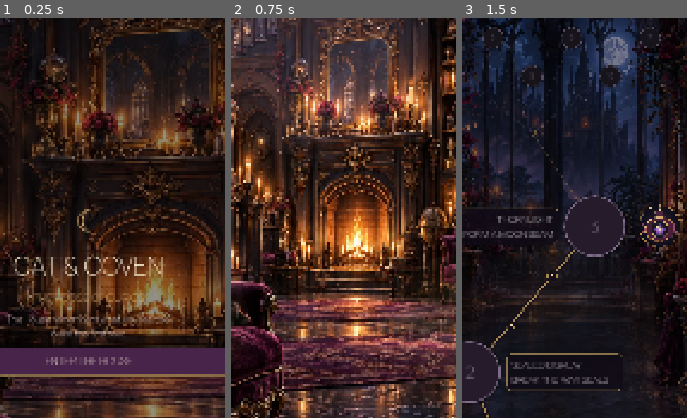
Above: before the commit, frames 1-3 (left to right).
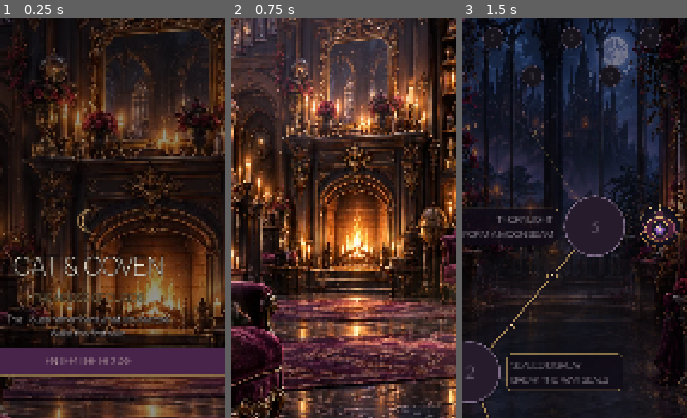
Above: after the commit, the same moments.

Repository: Jay-prodesign/akilta-match3
Game: Godot game, scene res://src/app/app_bootstrap.tscn
Same seed, same stepped clock (60 frames per second), same inputs: the game is played once before the commit and once after it.
Inputs:
- Up to frame 1 (0.25 s): no input
- Up to frame 2 (0.75 s): click "ENTER THE HOUSE" at 0.5 s
- Up to frame 3 (1.5 s): click "ENTER CURIO BOUTIQUE" at 1.25 s
The pictures show only the part of the screen within x 30-80%, y 16-66%; the shares and areas given below are measured in that part.

The runs differ from the first frame. In frame 1, 1.6% of the frame differs, in the area x 3-76%, y 59-79%; in frame 2, nothing differs; in frame 3, nothing differs.

Commit message:
Improve splash title contrast over authored world art

Diff:
--- a/src/ui/splash/splash_screen.tscn
+++ b/src/ui/splash/splash_screen.tscn
@@ -41,21 +41,27 @@
 
 [node name="Brand" type="Label" parent="Layout"]
 layout_mode = 2
-theme_override_colors/font_color = Color(0.957, 0.898, 0.788, 1)
+theme_override_colors/font_color = Color(0.985, 0.94, 0.86, 1)
+theme_override_colors/font_outline_color = Color(0.015, 0.01, 0.022, 0.98)
+theme_override_constants/outline_size = 7
 theme_override_font_sizes/font_size = 60
 text = "CAT & COVEN"
 horizontal_alignment = 1
 
 [node name="Subtitle" type="Label" parent="Layout"]
 layout_mode = 2
-theme_override_colors/font_color = Color(0.835, 0.678, 0.439, 1)
+theme_override_colors/font_color = Color(0.92, 0.78, 0.52, 1)
+theme_override_colors/font_outline_color = Color(0.015, 0.01, 0.022, 0.96)
+theme_override_constants/outline_size = 5
 theme_override_font_sizes/font_size = 26
 text = "THE HOUSE OF CURIOS"
 horizontal_alignment = 1
 
 [node name="Story" type="Label" parent="Layout"]
 layout_mode = 2
-theme_override_colors/font_color = Color(0.847, 0.776, 0.765, 1)
+theme_override_colors/font_color = Color(0.94, 0.88, 0.86, 1)
+theme_override_colors/font_outline_color = Color(0.015, 0.01, 0.022, 0.98)
+theme_override_constants/outline_size = 5
 theme_override_font_sizes/font_size = 22
 text = "The House remembers what you restore.\nWake the first relic."
 horizontal_alignment = 1
